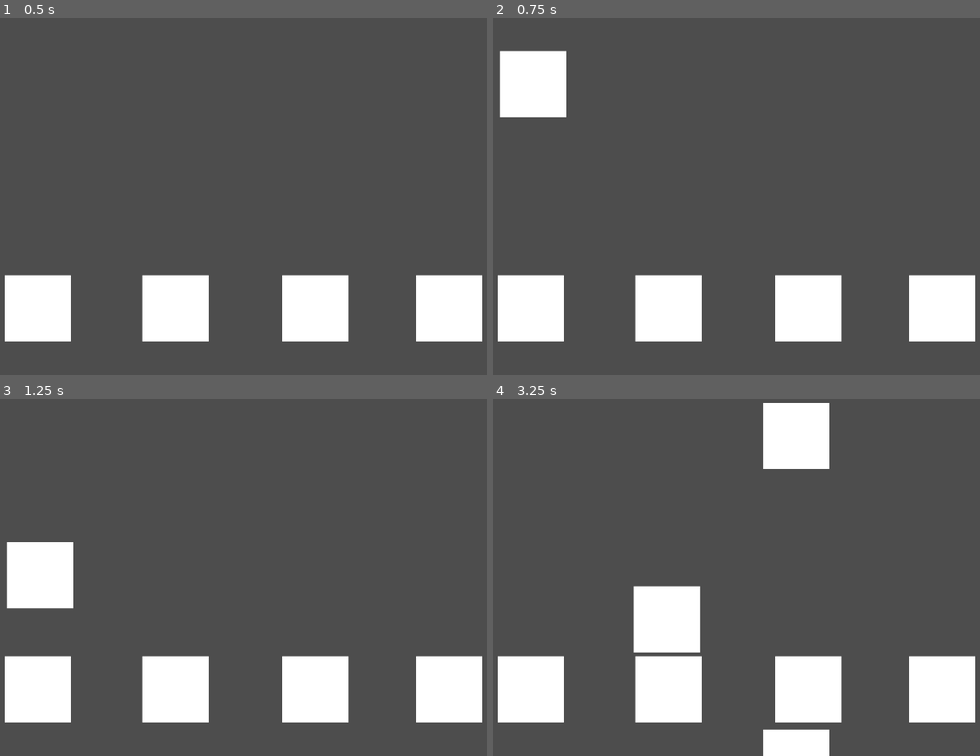
Above: before the commit, frames 1-4 (two rows, left to right).
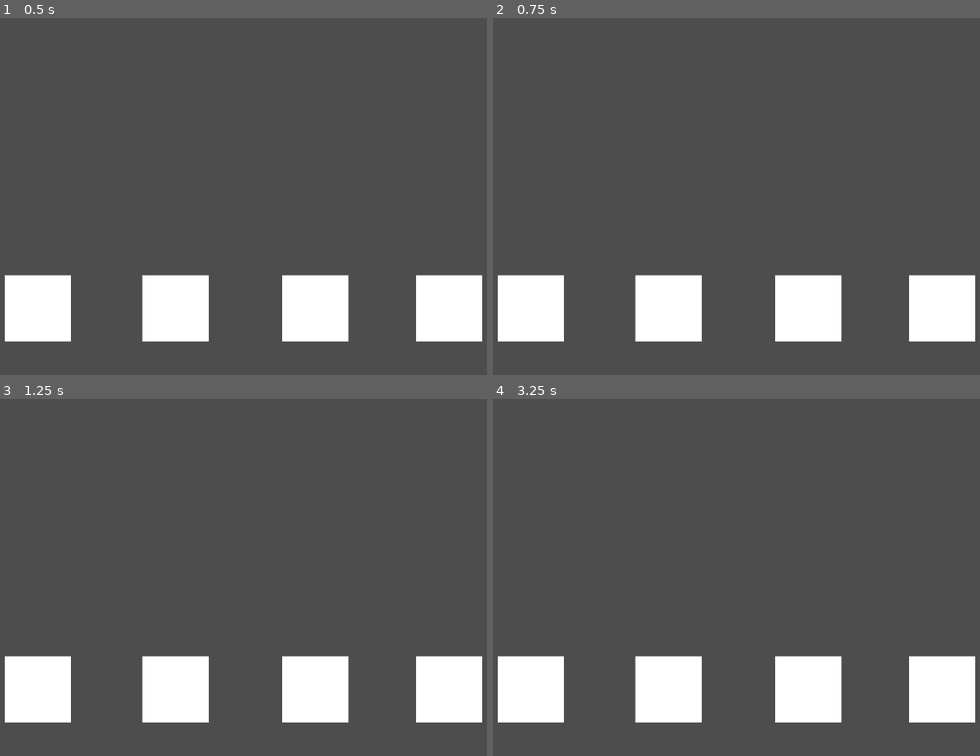
Above: after the commit, the same moments.

Repository: eugeama/mundial-gillig-lesertesseur
Game: Godot game, scene res://scenes/level.tscn
Two runs of this game, one before a commit and one after it. Both use one fixed random seed, a clock stepped at 60 frames per second and the inputs below. Sound files missing from this copy of the repository are replaced by a short silence.
Inputs:
- Up to frame 1 (0.5 s): no input
- Up to frame 2 (0.75 s): tap Enter at 0.5 s; tap D (dKey) at 0.6 s
- Up to frame 3 (1.25 s): no input
- Up to frame 4 (3.25 s): tap F (fKey) at 1.35 s; tap J (jKey) at 2.1 s; tap K (kKey) at 2.85 s

Frame 1 is identical in both runs. In frame 2, 2.6% of the frame differs, in the area x 1-16%, y 9-28%; in frame 3, 2.6%; in frame 4, 6.1%, in the area x 28-70%, y 1-100%.

Commit message:
ahora tenemos un conductor que falta probar. borramos todo lo random de notesawner entonces ya no aparecen notas

Diff:
--- /dev/null
+++ b/scenes/conductor.tscn
@@ -0,0 +1,8 @@
+[gd_scene format=3 uid="uid://ot3toaulel74"]
+
+[ext_resource type="Script" uid="uid://dep27cjcoyitx" path="res://scripts/conductor.gd" id="1_dqjak"]
+
+[node name="Conductor" type="AudioStreamPlayer2D" unique_id=1190567953]
+script = ExtResource("1_dqjak")
+
+[node name="Timer" type="Timer" parent="." unique_id=1705604576]
--- a/scenes/noteSpawner.tscn
+++ b/scenes/noteSpawner.tscn
@@ -1,11 +1,6 @@
 [gd_scene format=3 uid="uid://k2oj1ui7wofa"]
 
 [ext_resource type="Script" uid="uid://n6r7esdlusbd" path="res://scripts/note_spawner.gd" id="1_4s5ki"]
-[ext_resource type="PackedScene" uid="uid://5y24benh4njx" path="res://scenes/note.tscn" id="2_xh8t2"]
 
 [node name="NoteSpawner" type="Node2D" unique_id=1503950154]
 script = ExtResource("1_4s5ki")
-noteScene = ExtResource("2_xh8t2")
-
-[node name="spawnTimer" type="Timer" parent="." unique_id=1901977499]
-one_shot = true
--- /dev/null
+++ b/scripts/conductor.gd
@@ -0,0 +1,45 @@
+extends AudioStreamPlayer2D
+
+@export var bpm= 0
+@export var medidas= 0
+
+var posicion= 0.0
+var posicion_en_beats= 1
+var segundos_beat= 0
+var ultimo_beat= 0
+var beat_antes_empezar= 0
+var medida= 1
+
+signal beatMandar(position)
+signal medidaMandar(position)
+
+func elegirNivel(nivel: String) -> void:
+	var niveles=load("res://scripts/niveles.gd")
+	var nivelElegido= niveles.NIVELES[nivel]
+	bpm= nivelElegido["bpm"]
+	medidas= nivelElegido["medidas"]
+	$AudioStreamPlayer2D.stream = nivelElegido["cancion"]
+
+func _ready() -> void:
+	elegirNivel("")
+	segundos_beat = 60/bpm
+	$AudioStreamPlayer2D.play()
+
+func _physics_process(_delta):
+	if playing:
+		posicion= get_playback_position() + AudioServer.get_time_since_last_mix()
+		posicion-= AudioServer.get_output_latency()
+		posicion_en_beats = int(floor(posicion / posicion_en_beats)) + beat_antes_empezar
+		mandarBeat()
+
+func mandarBeat():
+	if ultimo_beat < posicion_en_beats:
+		if medida > medidas:
+			medida= 1
+		emit_signal("beatMandar", posicion_en_beats)
+		emit_signal("medidaMandar", medida)
+		ultimo_beat= posicion_en_beats
+		medida+= 1
+
+func _process(delta: float) -> void:
+	pass
--- /dev/null
+++ b/scripts/niveles.gd
@@ -0,0 +1,29 @@
+extends Resource
+class_name niveles
+
+const NIVELES= {
+	"fireball": {
+		"nombre": "fireball",
+		"bpm": 123,
+		"medida": 4,
+		"cancion":"res://canciones/Pitbull - Fireball (Lyrics) ft. John Ryan - Dan Music.mp3"
+	},
+	"ikywm": {
+		"nombre": "ikym",
+		"bpm": 127,
+		"medida": 4,
+		"cancion":"res://canciones/Pitbull - I Know You Want Me (Calle Ocho) - ItalianHype.mp3"
+	},
+	"timber": {
+		"nombre": "timber",
+		"bpm": 130,
+		"medida": 4,
+		"cancion":"res://canciones/Pitbull - Timber (Lyrics) ft. Keha - CountryHype.mp3"
+	},
+	"el_taxi": {
+		"nombre": "el taxi",
+		"bpm": 95,
+		"medida": 4,
+		"cancion":"res://canciones/Osmani Garcia Ft. Pitbull, Sentato, Dayami La Musa - El Taxi (Letra_Lyrics) - neiByotsE(1).mp3"
+	}
+}
--- a/scripts/note_spawner.gd
+++ b/scripts/note_spawner.gd
@@ -1,8 +1,6 @@
 extends Node2D
 
-@export var noteScene: PackedScene
-@onready var spawnTimer = $spawnTimer
-
+@export var notas = "res://scripts/note.gd"
 const LANES={
 	"notaD": 148,
 	"notaF": 390,
@@ -10,11 +8,8 @@
 	"notaK": 884
 }
 
-# Called when the node enters the scene tree for the first time.
 func _ready() -> void:
-	spawnTimer.wait_time = randf_range(0.5, 1.2)
-	spawnTimer.timeout.connect(spawnNote)
-	spawnTimer.start()
+	pass
 
 # Called every frame. 'delta' is the elapsed time since the previous frame.
 func _process(delta: float) -> void:
@@ -22,12 +17,10 @@
 
 func spawnNote():
 	var lane = chooseLane()
-	var newNote = noteScene.instantiate()
-	newNote.position.x = LANES[lane]
-	newNote.carril = lane
-	add_child(newNote)
-	spawnTimer.wait_time = randf_range(0.5, 1.2)
-	spawnTimer.start()
+	var nuevaNota = notas.instantiate()
+	nuevaNota.position.x = LANES[lane]
+	nuevaNota.carril = lane
+	add_child(nuevaNota)
 
 func chooseLane():
 	var lane = LANES.keys()[randi_range(0, LANES.size() - 1)]
Not shown, added: canciones/Osmani Garcia Ft. Pitbull, Sentato, Dayami La Musa - El Taxi (Letra_Lyrics) - neiByotsE(1).mp3.import
Not shown, added: canciones/Pitbull - Fireball (Lyrics) ft. John Ryan - Dan Music.mp3.import
Not shown, added: canciones/Pitbull - I Know You Want Me (Calle Ocho) - ItalianHype.mp3.import
Not shown, added: canciones/Pitbull - Timber (Lyrics) ft. Keha - CountryHype.mp3.import
Not shown, added: scripts/conductor.gd.uid
Not shown, added: scripts/niveles.gd.uid
Not shown, added: canciones/Osmani Garcia Ft. Pitbull, Sentato, Dayami La Musa - El Taxi (Letra_Lyrics) - neiByotsE(1).mp3
Not shown, added: canciones/Pitbull - Fireball (Lyrics) ft. John Ryan - Dan Music.mp3
Not shown, added: canciones/Pitbull - I Know You Want Me (Calle Ocho) - ItalianHype.mp3
Not shown, added: canciones/Pitbull - Timber (Lyrics) ft. Keha - CountryHype.mp3
